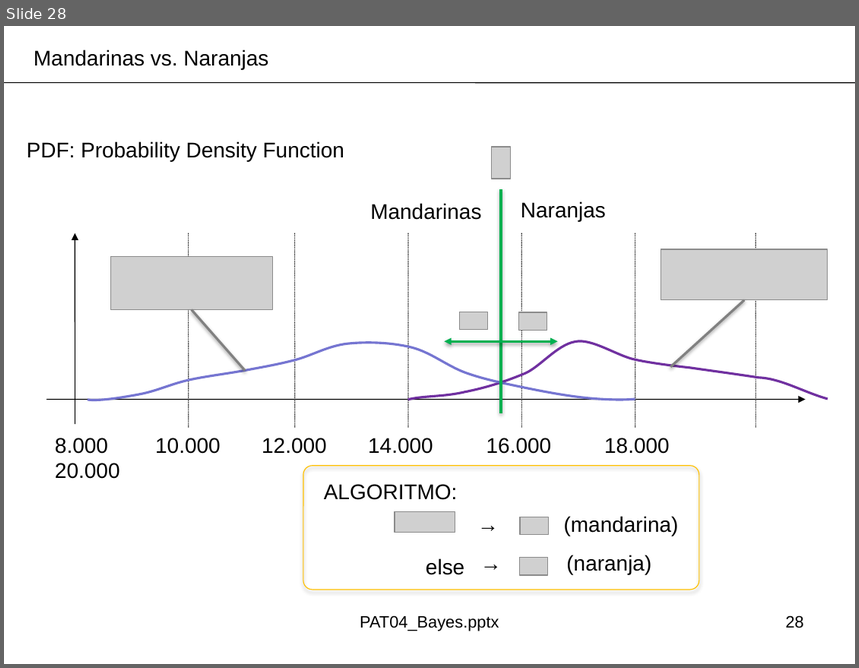
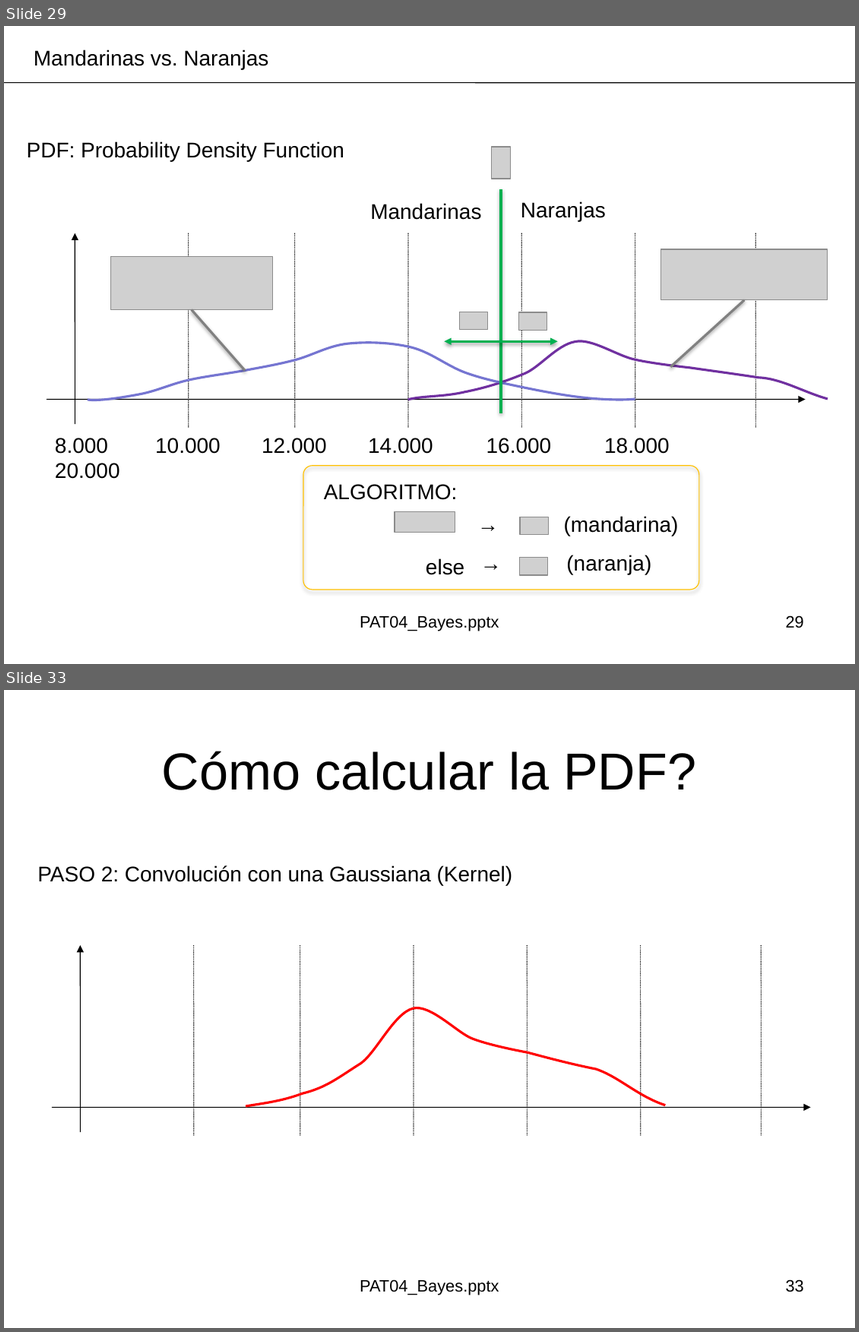
Before and after one commit to domingomery/patrones, a slide deck: clases/Cap04_Clasificacion/presentations/PAT04_Bayes.pptx. Shown one above the other, each under a label of ours: slide 28 before the commit, slides 29 and 33 after it; the slides between them are not shown. The pictures are 859x668 and 859x1332 pixels, drawn with LibreOffice and Linux fonts; fonts in the diff are those of the drawing; grey boxes stand for pictures; background and template pictures are left out. Boxes give left, top, right and bottom in pixels: in the first picture for what was removed or moved away, otherwise in the second. Text is boxed around its words. In the diff, an @@ line names an element or a change of style, - is before the commit and + after.

```diff
--- a/clases/Cap04_Clasificacion/presentations/PAT04_Bayes.pptx
+++ b/clases/Cap04_Clasificacion/presentations/PAT04_Bayes.pptx
@@ slide 33 added at box(4, 690, 855, 1328), background #FFFFFF @@
@@ title added at box(162, 751, 696, 790), 44 pt, text #000000 @@
+Cómo calcular la PDF?
@@ text added at box(37, 866, 513, 885), 18 pt, text #000000 @@
+PASO 2: Convolución con una Gaussiana (Kernel)
@@ group added at box(81, 945, 762, 1136): 6 lines, 1 arrow @@
@@ freeform shape added at box(246, 1008, 665, 1106), outline #FF0000 2 pt @@
@@ arrow added from (52, 1108) to (811, 1108), #000000 0.75 pt @@
@@ text added at box(360, 1280, 499, 1296), 14 pt, text #000000 @@
+PAT04_Bayes.pptx
@@ page number added at box(786, 1280, 804, 1293), 14 pt, text #000000 @@
+33
@@ what was slide 28 is now slide 29 @@
@@ page number at box(786, 616, 804, 629): text changed @@
-28
+29
```
Also in this commit, not shown: 3 slides changed, 7 other slides added, 3 other files.
